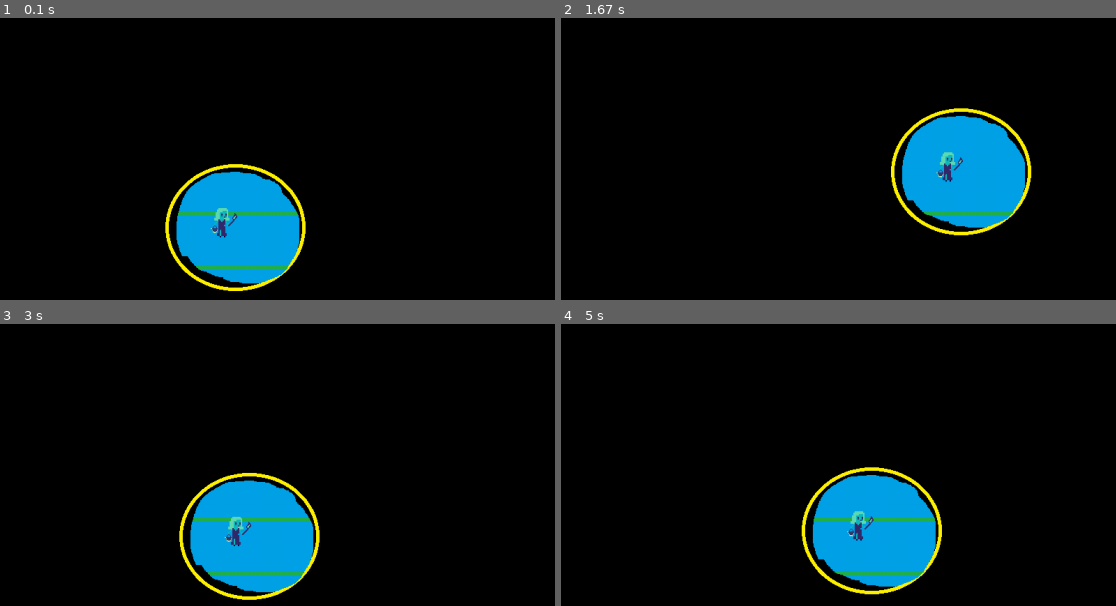
Above: before the commit, frames 1-4 (two rows, left to right).
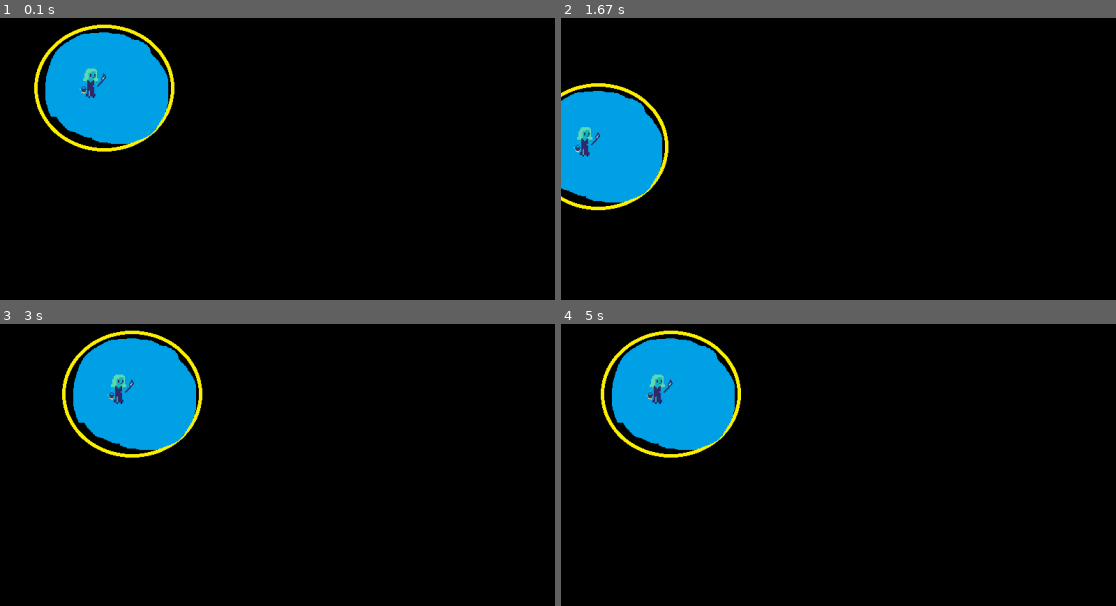
Above: after the commit, the same moments.

Repository: FlorianHeck2/codespaces-jupyter
Game: pygame game, started from project/main.py
Same seed, same stepped clock (60 frames per second), same inputs: the game is played once before the commit and once after it.
Inputs:
- Up to frame 1 (0.1 s): no input
- Up to frame 2 (1.67 s): hold Right 0.33-0.8 s; hold Up 0.83-1.13 s; hold Right 1.17-1.63 s
- Up to frame 3 (3 s): hold Left 1.67-2.2 s; hold Down 2.23-2.53 s; hold Left 2.57-2.97 s
- Up to frame 4 (5 s): hold Up 3-3.37 s; hold Right 3.4-4.03 s; hold Down 4.07-4.43 s; hold Left 4.47-4.93 s; hold Right from 4.97 s (still down)

The runs differ from the first frame. In frame 1, 16% of the frame differs, in the area x 6-56%, y 2-97%; in frame 2, 15%; in frame 3, 16%; in frame 4, 16%, in the area x 7-69%, y 2-97%.

Commit message:
working on movement

Diff:
--- a/project/main.py
+++ b/project/main.py
@@ -19,39 +19,31 @@
         self.schritteRechts = schritteRechts
         self.last = [1,0]
         self.ok = True
-    def laufen(self, Liste):
+    def laufen(self, Liste, geschw):
         if Liste[0]:
-             self.x -= self.geschw
+             self.x -= geschw
              self.richtg = [1,0,0,0]
              self.schritteLinks += 1
         elif Liste[1]:
-             self.x += self.geschw
+             self.x += geschw
              self.richtg = [0,1,0,0]
              self.schritteRechts += 1
         elif Liste[2]:
-             self.y -= self.geschw
+             self.y -= geschw
         elif Liste[3]:
-             self.y += self.geschw
+             self.y += geschw
 
-    def Laufen(self):
-          self.x += self.geschw
-          if self.geschw > 0:
-               self.richtg = [0,1]
-               self.schritteRechts +=1
-          else:
-               self.richtg = [1,0]
-               self.schritteLinks += 1
 
 screen = pygame.display.set_mode([1290,717])#Erzeugt Fenster mit Höhe und Breite in Pixeln
 clock = pygame.time.Clock()
-spieler1 = spieler(300,391,4,42,46,[0,0,0,0,1],0,0)
+spieler1 = spieler(100,191,4,42,46,[0,0,0,0,1],0,0)
 
 linkeWand = pygame.draw.rect(screen, (0,0,0), (0,0,2,717), 0)
 rechteWand = pygame.draw.rect(screen, (0,0,0), (1278,0,2,717), 0)
 barrier1 = pygame.draw.rect(screen, (0,0,0),(800, 112, 77, 456), 0)
 barrier2 = pygame.draw.rect(screen, (0,0,0),(0, 397, 677, 444), 0)
 Walls = [rechteWand, linkeWand, barrier1, barrier2]
-
+richtung = [1,0,0,0]
 Go = True
 
 while Go:
@@ -64,18 +56,29 @@
     gedrueckt = pygame.key.get_pressed()
     for event in pygame.event.get():#Tastatur/Spielefenstereingaben abgreifen
         if event.type ==pygame.QUIT: sys.exit()#Spiel schließen
+    counter = 0
+    laengelist = 0
     for wall in Walls:
+        laengelist += 1
         if not spielerrechteck.colliderect(wall):
+             counter += 1
+        if counter == 4:
             if gedrueckt[pygame.K_RIGHT] and not spielerrechteck.colliderect(rechteWand):# and not spielerRechteck.colliderect(rechteWand):#Pfeiltaste rechts
-                spieler1.laufen([0,1,0,0])
+                spieler1.laufen([0,1,0,0], spieler1.geschw)
+                richtung = [0,1,0,0]
             elif gedrueckt[pygame.K_LEFT]: #and not spielerRechteck.colliderect(linkeWand):#Pfeiltaste links
-                spieler1.laufen([1,0,0,0])
+                spieler1.laufen([1,0,0,0], spieler1.geschw)
+                richtung = [1,0,0,0]
             elif gedrueckt[pygame.K_UP]:
-                spieler1.laufen([0,0,1,0])
+                spieler1.laufen([0,0,1,0], spieler1.geschw)
+                richtung = [0,0,1,0]
             elif gedrueckt[pygame.K_DOWN]:
-                spieler1.laufen([0,0,0,1])
+                spieler1.laufen([0,0,0,1], spieler1.geschw)
+                richtung = [0,0,0,1]
+        else:
+            spieler1.laufen(richtung, -1* (spieler1.geschw))
 
 
-    richtung = [0,0,0,0,1] #Links,Rechts, Hoch, Runter, Stehen
-    clock.tick(20)
+    #richtung = [0,0,0,0,1] Links,Rechts, Hoch, Runter, Stehen
+    clock.tick(30)
     pygame.display.update()
